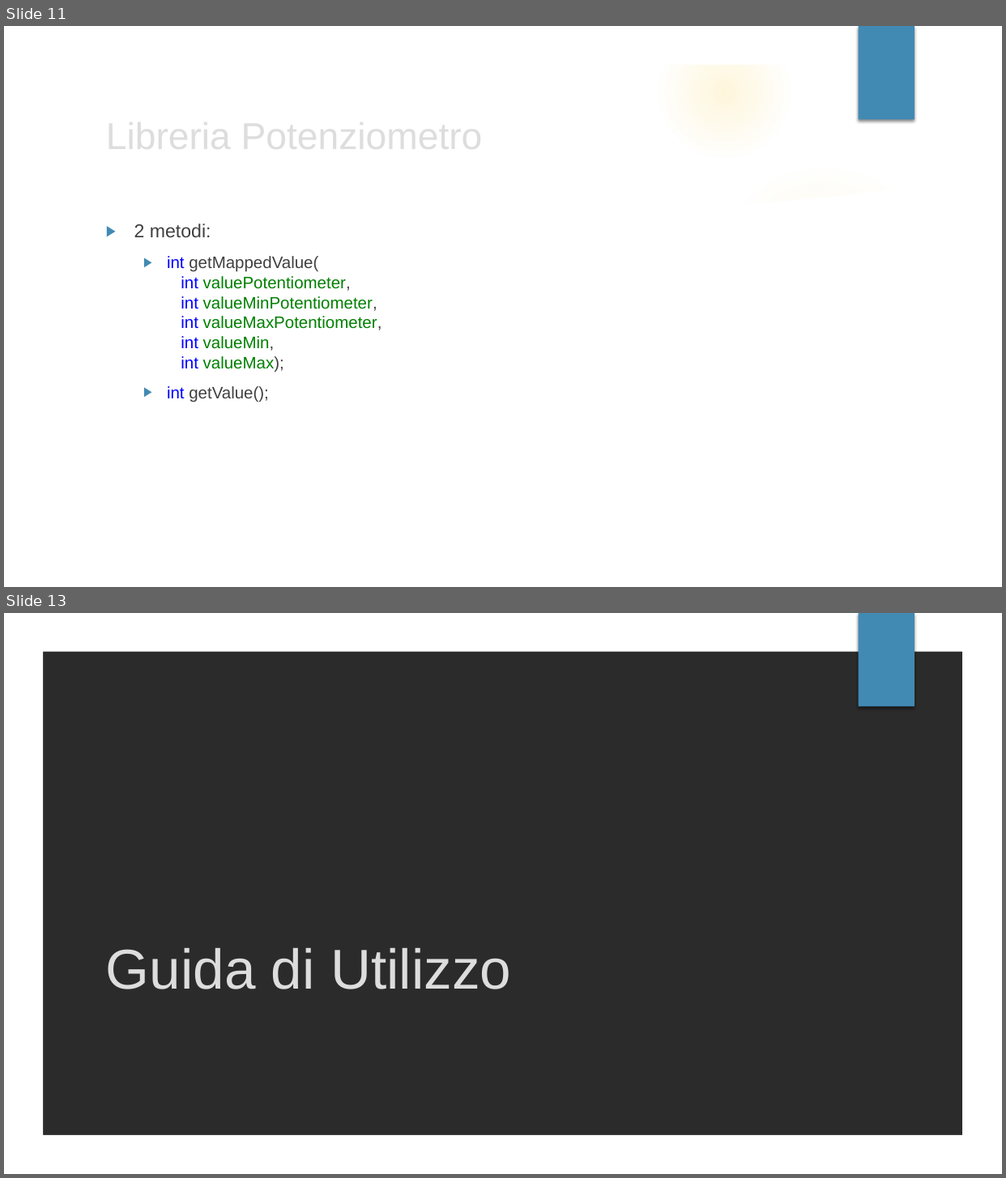
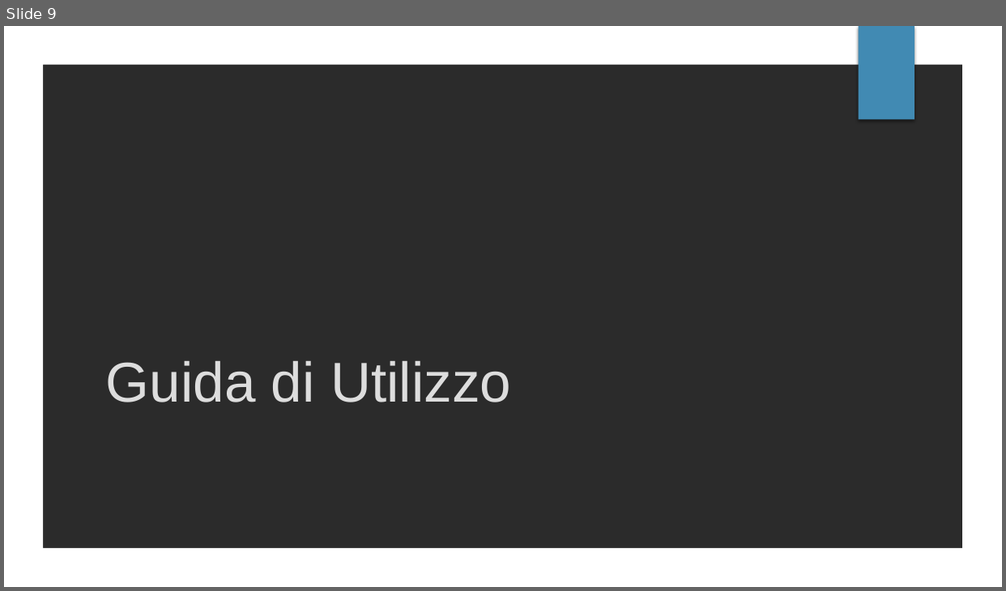
Before and after one commit to mattiaruberto/Progetto2, a slide deck: Presentazione/PROGETTO 2.pptx. Shown one above the other, each under a label of ours: slides 11 and 13 before the commit, slide 9 after it; the slides between them are not shown. The pictures are 1006x1178 and 1006x591 pixels, drawn with LibreOffice and Linux fonts; fonts in the diff are those of the drawing; background and template pictures are left out; a plain dark background stands for a picture behind light text. Boxes give left, top, right and bottom in pixels: in the first picture for what was removed or moved away, otherwise in the second. Text is boxed around its words. In the diff, an @@ line names an element or a change of style, - is before the commit and + after.

```diff
--- a/Presentazione/PROGETTO 2.pptx
+++ b/Presentazione/PROGETTO 2.pptx
@@ slide 11 removed at [4, 26, 1002, 587], background picture (left out); not listed: 2 template elements that a slide beside it also shows @@
@@ title removed at [98, 105, 816, 163] @@
-Libreria Potenziometro
@@ group removed at [4, 27, 971, 587]: 5 ellipses, 2 freeform shapes @@
@@ text removed at [134, 224, 382, 403] @@
-▶ 2 metodi:
-  ▶ int getMappedValue(
-    int valuePotentiometer,
-    int valueMinPotentiometer,
-    int valueMaxPotentiometer,
-    int valueMin,
-    int valueMax);
-  ▶ int getValue();
@@ what was slide 13 is now slide 9 @@
```
Also in this commit, not shown: 1 slide added, 4 other slides removed, 1 other file.
